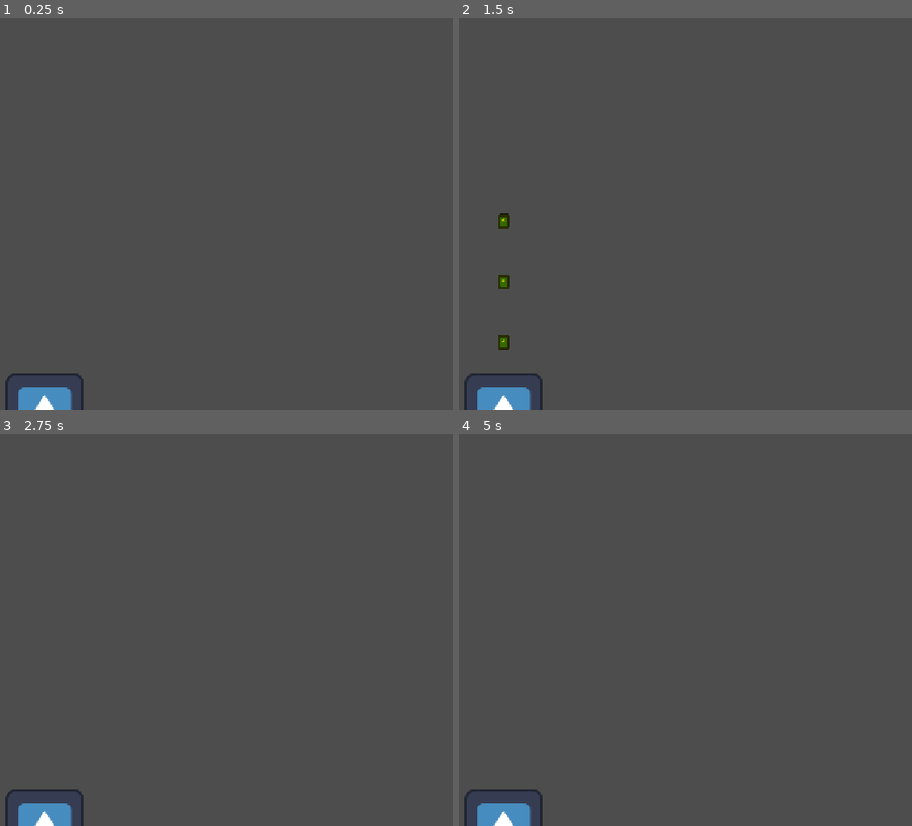
Above: before the commit, frames 1-4 (two rows, left to right).
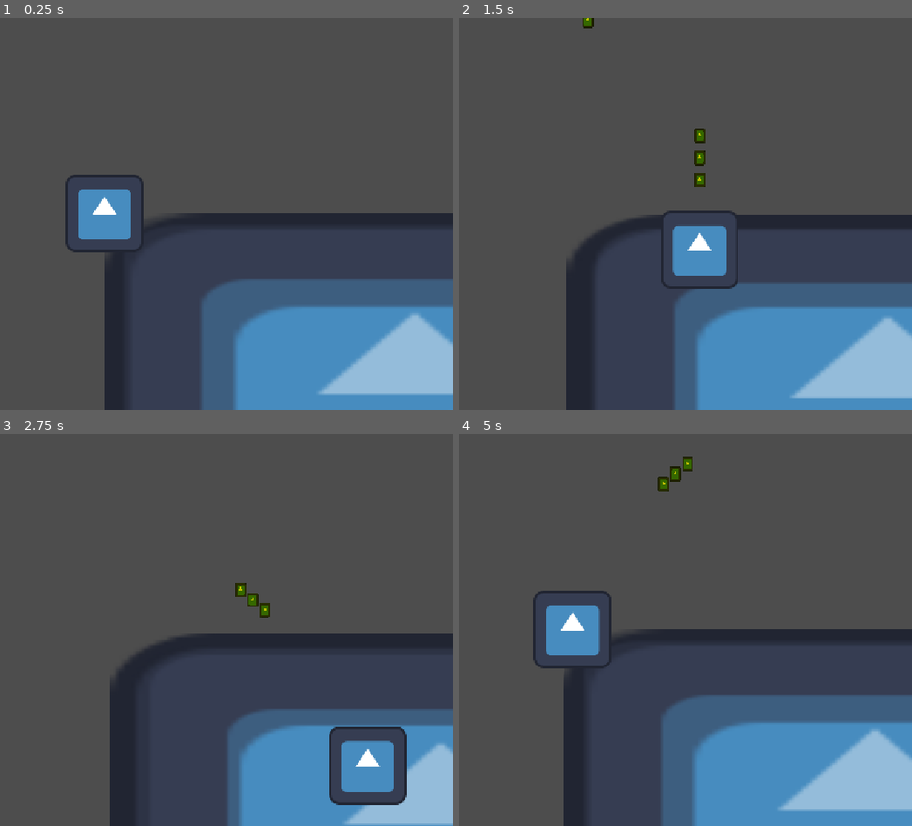
Above: after the commit, the same moments.

Repository: ABerlanga11111/InsomniaGames1
Game: Godot game, scene res://Scenes/GameScene.tscn
Two runs of this game, one before a commit and one after it. Both use one fixed random seed, a clock stepped at 60 frames per second and the inputs below. The engine's default icon, where the game draws it, is replaced by a stand-in: a white triangle on a blue panel in a dark square.
Inputs (mouse positions are in pixels of both pictures, inside the frame that each line leads up to):
- Up to frame 1 (0.25 s): no input
- Up to frame 2 (1.5 s): tap Enter at 0.5 s; move the mouse to (717, 194) at 0.52 s; press the mouse at (717, 194) at 0.53 s; hold Right (MoveRight, bound only after the commit) 0.53-1.28 s; move the mouse to (outside the picture) at 1.27 s; release the mouse at (outside the picture) at 1.28 s; hold S (MoveDown, bound only after the commit) from 1.28 s (still down); click (outside the picture) at 1.35 s
- Up to frame 3 (2.75 s): move the mouse to (172, 543) at 2.02 s; release S (MoveDown, bound only after the commit) at 2.03 s; press the mouse at (172, 543) at 2.03 s; hold Right (MoveRight, bound only after the commit) from 2.03 s (still down)
- Up to frame 4 (5 s): move the mouse to (526, 708) at 2.77 s; release Right (MoveRight, bound only after the commit) at 2.78 s; release the mouse at (526, 708) at 2.78 s; hold W (MoveUp, bound only after the commit) 2.78-3.53 s; click (526, 708) at 2.85 s; move the mouse to (771, 688) at 3.52 s; press the mouse at (771, 688) at 3.53 s; hold A (MoveLeft, bound only after the commit) from 3.53 s (still down); move the mouse to (outside the picture) at 4.27 s; release the mouse at (outside the picture) at 4.28 s; click (outside the picture) at 4.35 s

The runs differ from the first frame. In frame 1, 27% of the frame differs, in the area x 1-100%, y 40-100%; in frame 2, 25%; in frame 3, 22%; in frame 4, 27%, in the area x 1-100%, y 5-100%.

Commit message:
PlayerControls and parallax
PlayerShooting Cooldown added
Rudimentary PlayerControls added
Parallax Started on

Diff:
--- a/Scenes/Bullet.tscn
+++ b/Scenes/Bullet.tscn
@@ -5,8 +5,7 @@
 
 [sub_resource type="CapsuleShape2D" id="CapsuleShape2D_csc6h"]
 
-[node name="Bullet" type="CharacterBody2D" unique_id=883344313]
-motion_mode = 1
+[node name="Area2D" type="Area2D" unique_id=2025747094]
 script = ExtResource("1_14k46")
 
 [node name="VisibleOnScreenNotifier2D" type="VisibleOnScreenNotifier2D" parent="." unique_id=2116318800]
@@ -18,3 +17,5 @@
 modulate = Color(0.7443777, 0.74382114, 0, 1)
 scale = Vector2(0.140625, 0.1875)
 texture = ExtResource("1_vlxeq")
+
+[connection signal="screen_exited" from="VisibleOnScreenNotifier2D" to="." method="_on_visible_on_screen_notifier_2d_screen_exited"]
--- a/Scenes/GameScene.tscn
+++ b/Scenes/GameScene.tscn
@@ -1,8 +1,15 @@
 [gd_scene format=3 uid="uid://074j48fqqtxb"]
 
+[ext_resource type="PackedScene" uid="uid://cjbbe61mdplq4" path="res://Scenes/parallax_control.tscn" id="1_4bvgx"]
 [ext_resource type="PackedScene" uid="uid://c44pp5c3o6hr" path="res://Scenes/PlayerChar.tscn" id="1_eqhe0"]
 
-[node name="GameScene" type="Node2D" unique_id=614334092]
+[node name="CanvasLayer" type="CanvasLayer" unique_id=1226773]
 
-[node name="CharacterBody2D" parent="." unique_id=1348765778 instance=ExtResource("1_eqhe0")]
-position = Vector2(477, 651)
+[node name="ParallaxControl" parent="." unique_id=1927393050 instance=ExtResource("1_4bvgx")]
+
+[node name="GameScene" type="Node2D" parent="." unique_id=614334092]
+
+[node name="PlayerShip" parent="GameScene" unique_id=1348765778 instance=ExtResource("1_eqhe0")]
+position = Vector2(576, 323)
+
+[connection signal="PlayerShipPass" from="GameScene/PlayerShip" to="ParallaxControl" method="_on_player_ship_player_ship_pass"]
--- /dev/null
+++ b/Scenes/parallax_control.gd
@@ -0,0 +1,40 @@
+extends Control
+
+
+
+
+@export var FBLScale := 50.0
+@export var BLScale := 10.0
+
+var FurthestBackLayer : TextureRect
+var BackLayer
+var PlayerShip : Node
+var PlayerStart : Vector2
+var ViewPortSize : Vector2
+
+# Called when the node enters the scene tree for the first time.
+func _ready() -> void:
+	pass
+
+
+# Called every frame. 'delta' is the elapsed time since the previous frame.
+func _physics_process(delta: float) -> void:
+	if PlayerShip:
+		var PlayerLocation : Vector2 = PlayerShip.get_global_position()
+		FurthestBackLayer.set_position(Vector2((PlayerLocation.x-PlayerStart.x)/FBLScale, (PlayerLocation.y-PlayerStart.y)/FBLScale))
+		BackLayer.set_position(Vector2((PlayerLocation.x-PlayerStart.x)/BLScale, (PlayerLocation.y-PlayerStart.y)/BLScale))
+	else:
+		pass
+	pass
+
+
+func _on_player_ship_player_ship_pass(Player: Node) -> void:
+	PlayerStart = Player.get_start_pos()
+	PlayerShip = Player
+
+
+func _on_child_entered_tree(node: Node) -> void:
+	if node.name == "FurthestBackLayer":
+		FurthestBackLayer = node
+	elif node.name == "BackLayer":
+		BackLayer = node
--- /dev/null
+++ b/Scenes/parallax_control.tscn
@@ -0,0 +1,50 @@
+[gd_scene format=3 uid="uid://cjbbe61mdplq4"]
+
+[ext_resource type="Script" uid="uid://dvq64vqp6ykjf" path="res://Scenes/parallax_control.gd" id="1_tikn2"]
+[ext_resource type="Texture2D" uid="uid://dewlhen067sfd" path="res://icon.svg" id="2_x7s15"]
+
+[node name="ParallaxControl" type="Control" unique_id=1927393050]
+layout_mode = 3
+anchors_preset = 15
+anchor_right = 1.0
+anchor_bottom = 1.0
+grow_horizontal = 2
+grow_vertical = 2
+offset_transform_enabled = true
+offset_transform_position = Vector2(576, 324)
+script = ExtResource("1_tikn2")
+
+[node name="FurthestBackLayer" type="TextureRect" parent="." unique_id=2146694256]
+layout_mode = 1
+anchors_preset = 15
+anchor_right = 1.0
+anchor_bottom = 1.0
+offset_left = -115.0
+offset_top = -84.0
+offset_right = 115.0
+offset_bottom = 84.0
+grow_horizontal = 2
+grow_vertical = 2
+pivot_offset = Vector2(691, 408)
+offset_transform_enabled = true
+texture = ExtResource("2_x7s15")
+
+[node name="BackLayer" type="TextureRect" parent="." unique_id=79477488]
+modulate = Color(1, 1, 1, 0.41568628)
+layout_mode = 1
+anchors_preset = 8
+anchor_left = 0.5
+anchor_top = 0.5
+anchor_right = 0.5
+anchor_bottom = 0.5
+offset_left = -513.0
+offset_top = -289.0
+offset_right = 513.0
+offset_bottom = 289.0
+grow_horizontal = 2
+grow_vertical = 2
+pivot_offset = Vector2(513, 289)
+offset_transform_enabled = true
+texture = ExtResource("2_x7s15")
+
+[connection signal="child_entered_tree" from="." to="." method="_on_child_entered_tree"]
--- a/Scenes/pool_manager.tscn
+++ b/Scenes/pool_manager.tscn
@@ -9,5 +9,5 @@
 "res://Scenes/Bullet.tscn": ExtResource("2_t2k3g")
 }
 initial_pool_sizes = {
-"res://Scenes/Bullet.tscn": 5
+"res://Scenes/Bullet.tscn": 6
 }
--- a/Scripts/bullet.gd
+++ b/Scripts/bullet.gd
@@ -1,16 +1,19 @@
-extends CharacterBody2D
+extends Area2D
 
 
-const SPEED = 25.0
+const SPEED = 250.0
 var direction := Vector2.UP
 var _pool_manager: Node
+
+var velocity : Vector2 = Vector2.ZERO
 
 @onready var notifier: VisibleOnScreenNotifier2D = $VisibleOnScreenNotifier2D
 
 
 func _ready() -> void:
+	pass
 	#return to the pool when leaving screen (_ready() runs once, so connecting here is fine)
-	notifier.screen_exited.connect(return_to_pool) # Should leave screen when it hits something so this'll work for our purposes
+	#notifier.screen_exited.connect(return_to_pool) # Should leave screen when it hits something so this'll work for our purposes
 
 func set_pool_manager(manager: Node) -> void:
 	_pool_manager = manager
@@ -28,11 +31,15 @@
 
 func _physics_process(delta):
 	velocity = direction * SPEED
-	move_and_collide(velocity)
+	global_position += velocity * delta
 
 func return_to_pool() -> void:
 	if _pool_manager:
 		#avoid returning during physics; defer for safety
-		_pool_manager.call_deferred("return_object", self, scene_file_path)
+		_pool_manager.return_object(self, "res://Scenes/Bullet.tscn")
 	else:
 		queue_free()
+
+
+func _on_visible_on_screen_notifier_2d_screen_exited() -> void:
+	return_to_pool()
--- a/Scripts/player_char.gd
+++ b/Scripts/player_char.gd
@@ -1,24 +1,40 @@
 extends CharacterBody2D
 
+signal PlayerShipPass(Player : Node)
 
 const SPEED = 300.0
-const JUMP_VELOCITY = -400.0
+
+var StartPos = Vector2.ZERO
+var is_shooting : bool = false
+
+func _ready():
+	StartPos = position
+	emit_signal("PlayerShipPass", self)
 
 
 func _physics_process(delta):
-	pass
+
+	var x_direction : float = Input.get_axis("MoveLeft","MoveRight")
+	var y_direction : float = Input.get_axis("MoveUp","MoveDown")
+
+	velocity = Vector2(x_direction,y_direction).normalized()
+	velocity = velocity * SPEED
+	move_and_slide()
+
 
 func _input(event):
-	if event.is_action_pressed("Shoot"):
-		var bullet := PoolManager.get_object("res://Scenes/Bullet.tscn")
+	if event.is_action_pressed("Shoot") && !is_shooting:
+		is_shooting = true
+		var bullet : Node = PoolManager.get_object("res://Scenes/Bullet.tscn")
 		bullet.spawn($Marker2D.global_position,Vector2.UP)
-		#Debug code to verify pool manager functionality by using a burst fire mode
-		print(bullet.name)
 		await get_tree().create_timer(.05).timeout
 		bullet = PoolManager.get_object("res://Scenes/Bullet.tscn")
 		bullet.spawn($Marker2D.global_position,Vector2.UP)
-		print(bullet.name)
 		await get_tree().create_timer(.05).timeout
 		bullet = PoolManager.get_object("res://Scenes/Bullet.tscn")
 		bullet.spawn($Marker2D.global_position,Vector2.UP)
-		print(bullet.name)
+		await get_tree().create_timer(.35).timeout
+		is_shooting = false
+
+func get_start_pos() -> Vector2:
+	return position
--- a/project.godot
+++ b/project.godot
@@ -31,6 +31,30 @@
 "events": [Object(InputEventMouseButton,"resource_local_to_scene":false,"resource_name":"","device":-1,"window_id":0,"a …(253 unchanged characters)…
 ]
 }
+MoveLeft={
+"deadzone": 0.2,
+"events": [Object(InputEventKey,"resource_local_to_scene":false,"resource_name":"","device":-1,"window_id":0,"alt_pressed":false,"shift_pressed":false,"ctrl_pressed":false,"meta_pressed":false,"pressed":false,"keycode":0,"physical_keycode":65,"key_label":0,"unicode":97,"location":0,"echo":false,"script":null)
+, Object(InputEventKey,"resource_local_to_scene":false,"resource_name":"","device":-1,"window_id":0,"alt_pressed":false,"shift_pressed":false,"ctrl_pressed":false,"meta_pressed":false,"pressed":false,"keycode":0,"physical_keycode":4194319,"key_label":0,"unicode":0,"location":0,"echo":false,"script":null)
+]
+}
+MoveRight={
+"deadzone": 0.2,
+"events": [Object(InputEventKey,"resource_local_to_scene":false,"resource_name":"","device":-1,"window_id":0,"alt_pressed":false,"shift_pressed":false,"ctrl_pressed":false,"meta_pressed":false,"pressed":false,"keycode":0,"physical_keycode":4194321,"key_label":0,"unicode":0,"location":0,"echo":false,"script":null)
+, Object(InputEventKey,"resource_local_to_scene":false,"resource_name":"","device":-1,"window_id":0,"alt_pressed":false,"shift_pressed":false,"ctrl_pressed":false,"meta_pressed":false,"pressed":false,"keycode":0,"physical_keycode":68,"key_label":0,"unicode":100,"location":0,"echo":false,"script":null)
+]
+}
+MoveUp={
+"deadzone": 0.2,
+"events": [Object(InputEventKey,"resource_local_to_scene":false,"resource_name":"","device":-1,"window_id":0,"alt_pressed":false,"shift_pressed":false,"ctrl_pressed":false,"meta_pressed":false,"pressed":false,"keycode":0,"physical_keycode":87,"key_label":0,"unicode":119,"location":0,"echo":false,"script":null)
+, Object(InputEventKey,"resource_local_to_scene":false,"resource_name":"","device":-1,"window_id":0,"alt_pressed":false,"shift_pressed":false,"ctrl_pressed":false,"meta_pressed":false,"pressed":false,"keycode":0,"physical_keycode":4194320,"key_label":0,"unicode":0,"location":0,"echo":false,"script":null)
+]
+}
+MoveDown={
+"deadzone": 0.2,
+"events": [Object(InputEventKey,"resource_local_to_scene":false,"resource_name":"","device":-1,"window_id":0,"alt_pressed":false,"shift_pressed":false,"ctrl_pressed":false,"meta_pressed":false,"pressed":false,"keycode":0,"physical_keycode":83,"key_label":0,"unicode":115,"location":0,"echo":false,"script":null)
+, Object(InputEventKey,"resource_local_to_scene":false,"resource_name":"","device":-1,"window_id":0,"alt_pressed":false,"shift_pressed":false,"ctrl_pressed":false,"meta_pressed":false,"pressed":false,"keycode":0,"physical_keycode":4194322,"key_label":0,"unicode":0,"location":0,"echo":false,"script":null)
+]
+}
 
 [physics]
 
Not shown, added: Scenes/parallax_control.gd.uid
Not shown, added: Scenes/GameScene.tscn69916568.tmp
